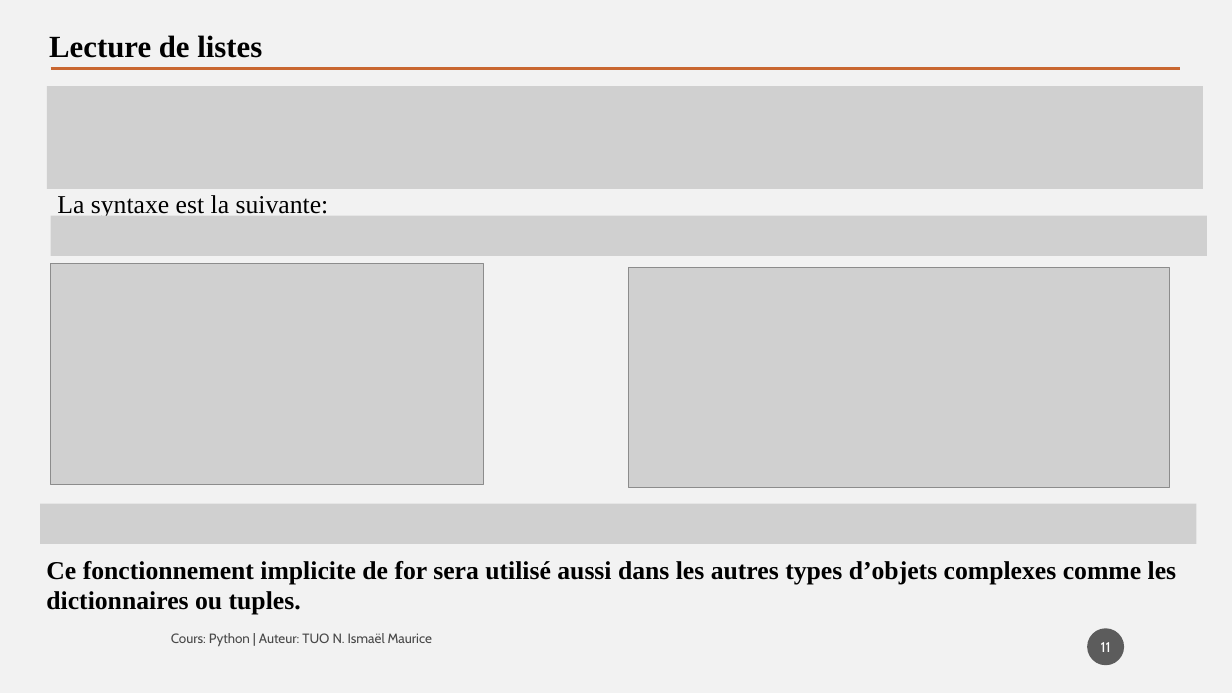
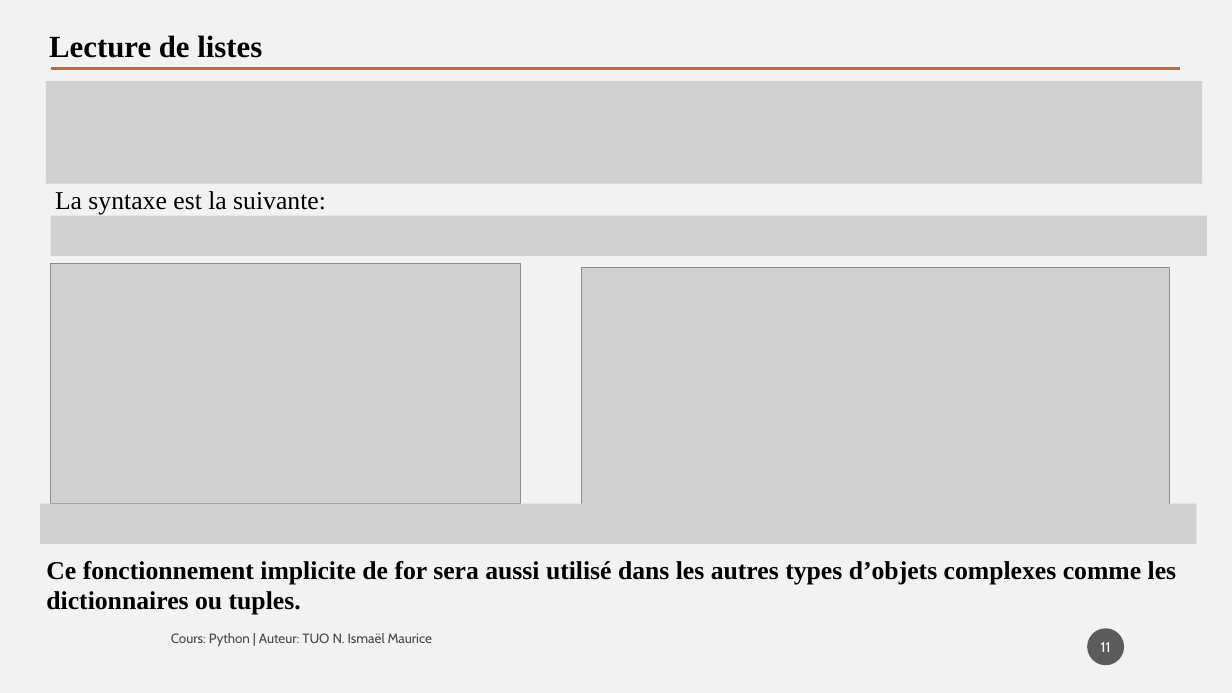
Before and after one commit to tisma95/cours-python, a slide deck: slide 11 of source/Chapitre 9 - Les listes.pptx. Drawn at 1232x693 pixels with LibreOffice and Linux fonts; fonts in the diff are those of the drawing; grey boxes stand for pictures. Boxes give left, top, right and bottom in pixels: in the first picture for what was removed or moved away, otherwise in the second. Text is boxed around its words. In the diff, an @@ line names an element or a change of style, - is before the commit and + after.

```diff
--- a/source/Chapitre 9 - Les listes.pptx
+++ b/source/Chapitre 9 - Les listes.pptx
@@ picture: place and size @@
-picture at (47, 86, 1203, 189)
+picture at (46, 81, 1202, 184)
@@ text "La syntaxe est la suivante:": place and size @@
-text "La syntaxe est la suivante:" at (57, 195, 329, 216)
+text "La syntaxe est la suivante:" at (55, 191, 326, 215)
@@ picture: place and size @@
-picture at (51, 263, 483, 484)
+picture at (51, 263, 521, 504)
@@ picture: place and size @@
-picture at (628, 267, 1169, 488)
+picture at (582, 267, 1170, 507)
@@ text at (46, 561, 1177, 615): text changed @@
-Ce fonctionnement implicite de for sera utilisé aussi dans les autres types d’objets complexes comme les dictionnaires ou tuples.
+Ce fonctionnement implicite de for sera aussi utilisé dans les autres types d’objets complexes comme les dictionnaires ou tuples.
```
Also in this commit, not shown: 11 other slides changed, 2 slides added, 3 other files.
